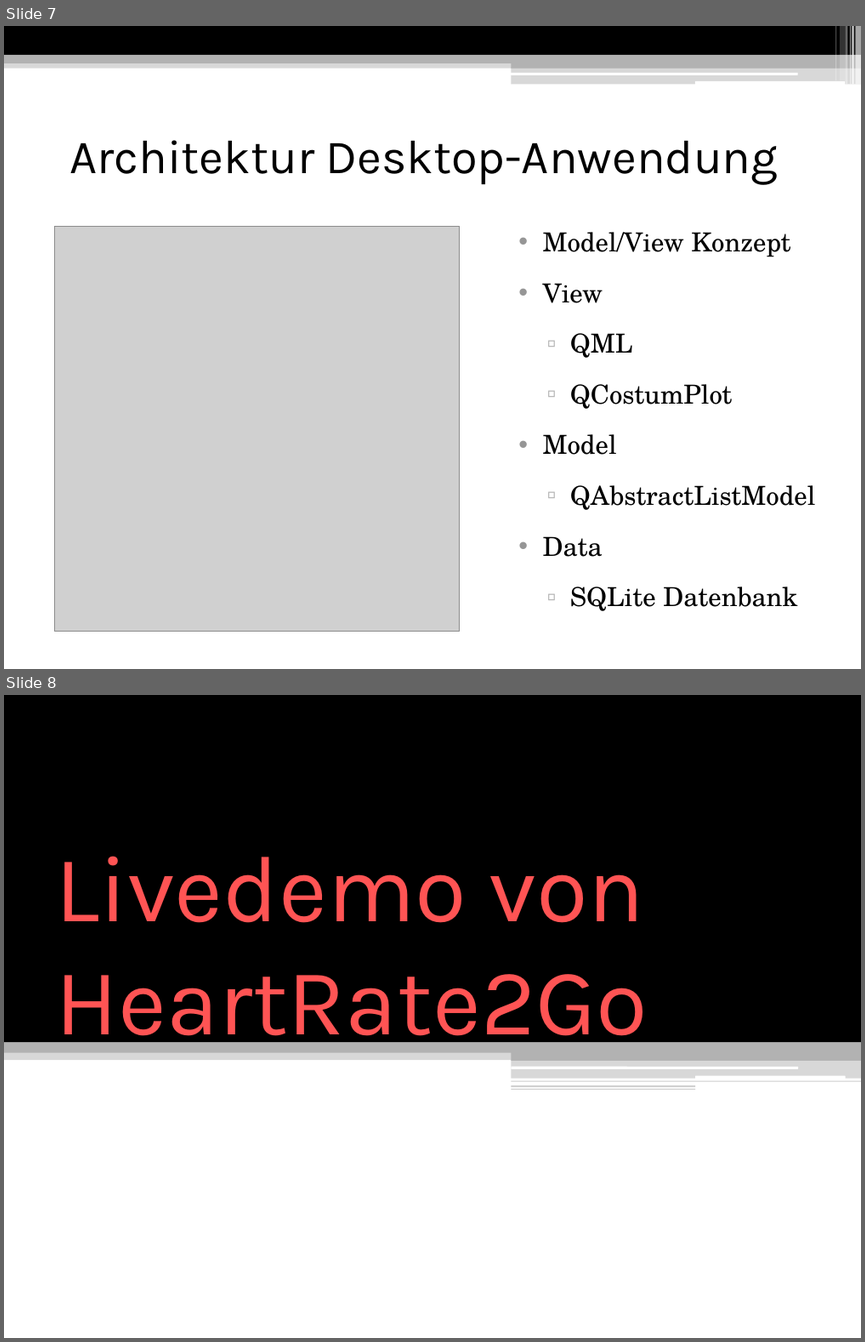
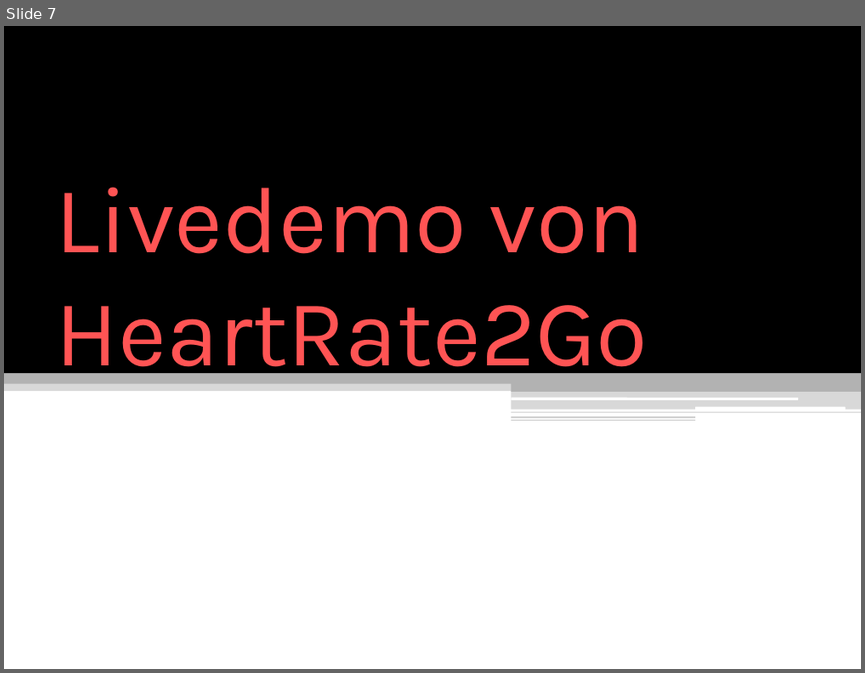
Before and after one commit to FFTEAM/guiframework, a slide deck: presentation/Heartrate2go.pptx. Shown one above the other, each under a label of ours: slides 7 and 8 before the commit, slide 7 after it. The pictures are 865x1342 and 865x673 pixels, drawn with LibreOffice and Linux fonts; fonts in the diff are those of the drawing; grey boxes stand for pictures. Boxes give left, top, right and bottom in pixels: in the first picture for what was removed or moved away, otherwise in the second. Text is boxed around its words. In the diff, an @@ line names an element or a change of style, - is before the commit and + after.

```diff
--- a/presentation/Heartrate2go.pptx
+++ b/presentation/Heartrate2go.pptx
@@ slide 7 removed at (x1=4, y1=26, x2=861, y2=669), background #FFFFFF @@
@@ rectangle removed at (x1=4, y1=26, x2=861, y2=55) @@
@@ rectangle removed at (x1=835, y1=26, x2=836, y2=81) @@
@@ rectangle removed at (x1=840, y1=26, x2=845, y2=81) @@
@@ rectangle removed at (x1=846, y1=26, x2=848, y2=85) @@
@@ rectangle removed at (x1=850, y1=26, x2=851, y2=85) @@
@@ rectangle removed at (x1=851, y1=26, x2=854, y2=85) @@
@@ rectangle removed at (x1=856, y1=26, x2=861, y2=85) @@
@@ rectangle removed at (x1=4, y1=60, x2=861, y2=68) @@
@@ rectangle removed at (x1=4, y1=55, x2=861, y2=63) @@
@@ rounded rectangle removed at (x1=511, y1=72, x2=797, y2=74) @@
@@ rectangle removed at (x1=511, y1=59, x2=861, y2=68) @@
@@ rectangle removed at (x1=511, y1=67, x2=861, y2=85) @@
@@ rounded rectangle removed at (x1=694, y1=81, x2=845, y2=85) @@
@@ title removed at (x1=69, y1=140, x2=778, y2=185) @@
-Architektur Desktop-Anwendung
@@ picture removed at (x1=54, y1=226, x2=459, y2=630) @@
@@ text removed at (x1=543, y1=232, x2=816, y2=611) @@
-• Model/View Konzept
-• View
-  ▫ QML
-  ▫ QCostumPlot
-• Model
-  ▫ QAbstractListModel
-• Data
-  ▫ SQLite Datenbank
@@ what was slide 8 is now slide 7 @@
```
Also in this commit, not shown: 6 slides changed, 1 other file.
